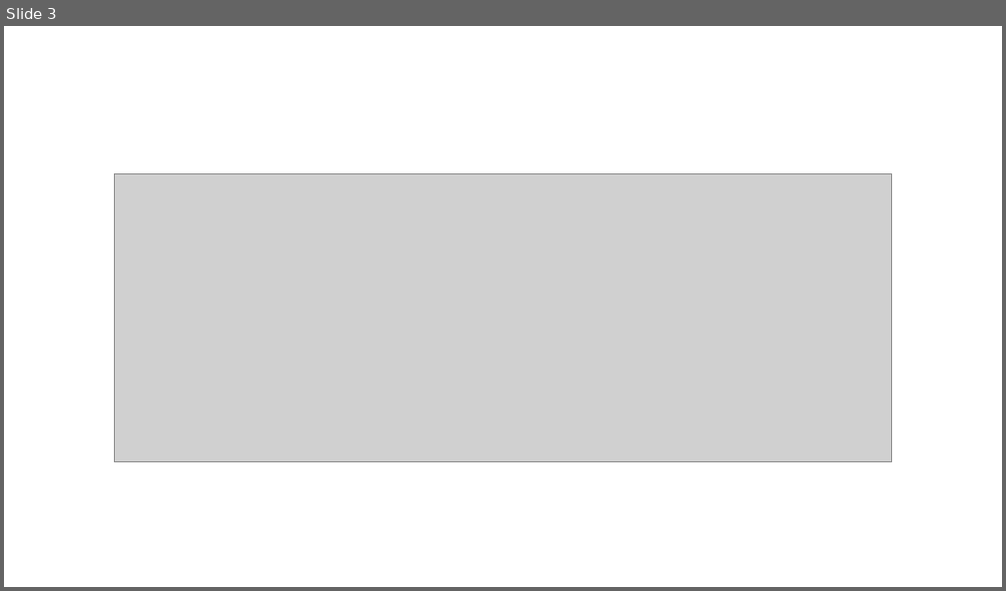
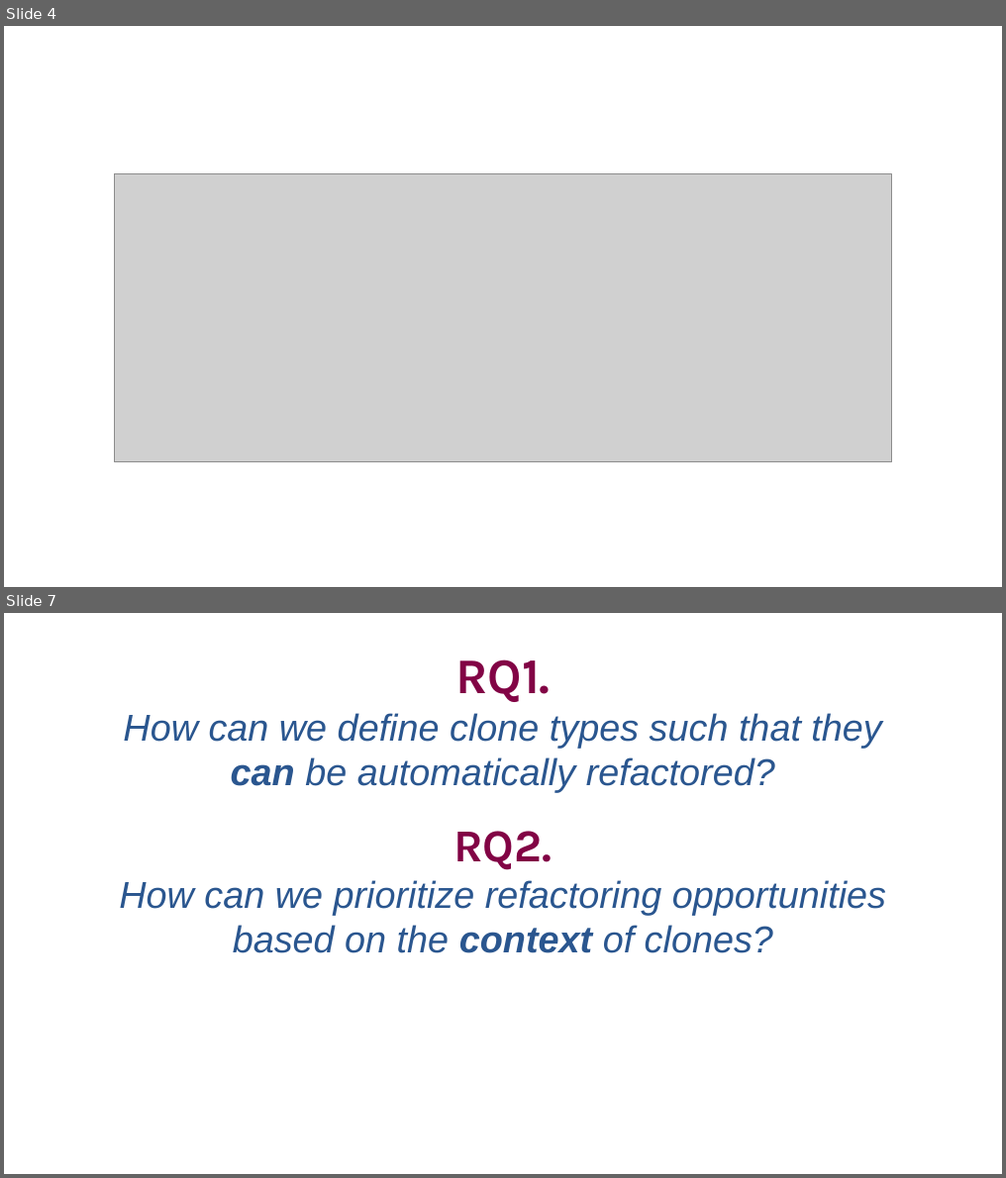
Before and after one commit to SimonBaars/Master-Thesis-Simon-Baars, a slide deck: presentations/FinalPresentation.odp. Shown one above the other, each under a label of ours: slide 3 before the commit, slides 4 and 7 after it; the slides between them are not shown. The pictures are 1006x591 and 1006x1178 pixels, drawn with LibreOffice and Linux fonts; fonts in the diff are those of the drawing; grey boxes stand for pictures. Boxes give left, top, right and bottom in pixels: in the first picture for what was removed or moved away, otherwise in the second. Text is boxed around its words. In the diff, an @@ line names an element or a change of style, - is before the commit and + after.

```diff
--- a/presentations/FinalPresentation.odp
+++ b/presentations/FinalPresentation.odp
@@ slide 7 added at box(4, 613, 1002, 1174), background #FFFFFF @@
@@ free added at box(111, 640, 895, 964), 36 pt, text #2A568F, italic @@
+RQ1.
+How can we define clone types such that they can be automatically refactored?
+RQ2.
+How can we prioritize refactoring opportunities based on the context of clones?
@@ what was slide 3 is now slide 4 @@
```
Also in this commit, not shown: 4 slides changed, 8 other slides added, 1 slide removed.
